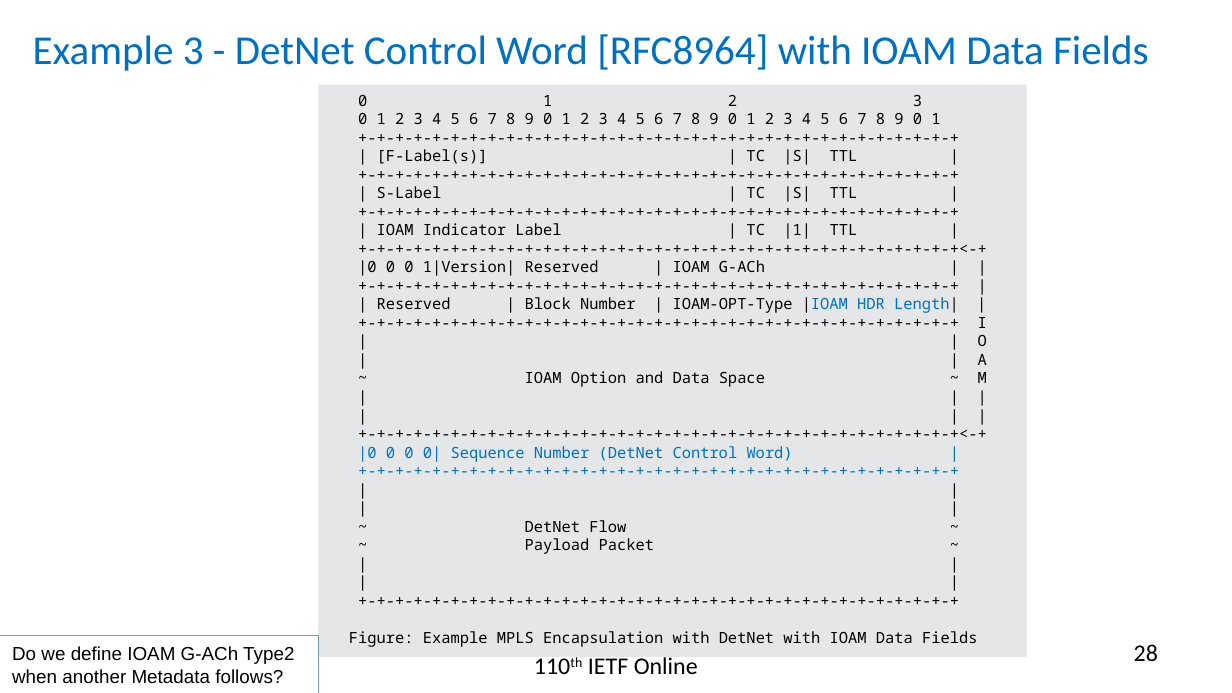
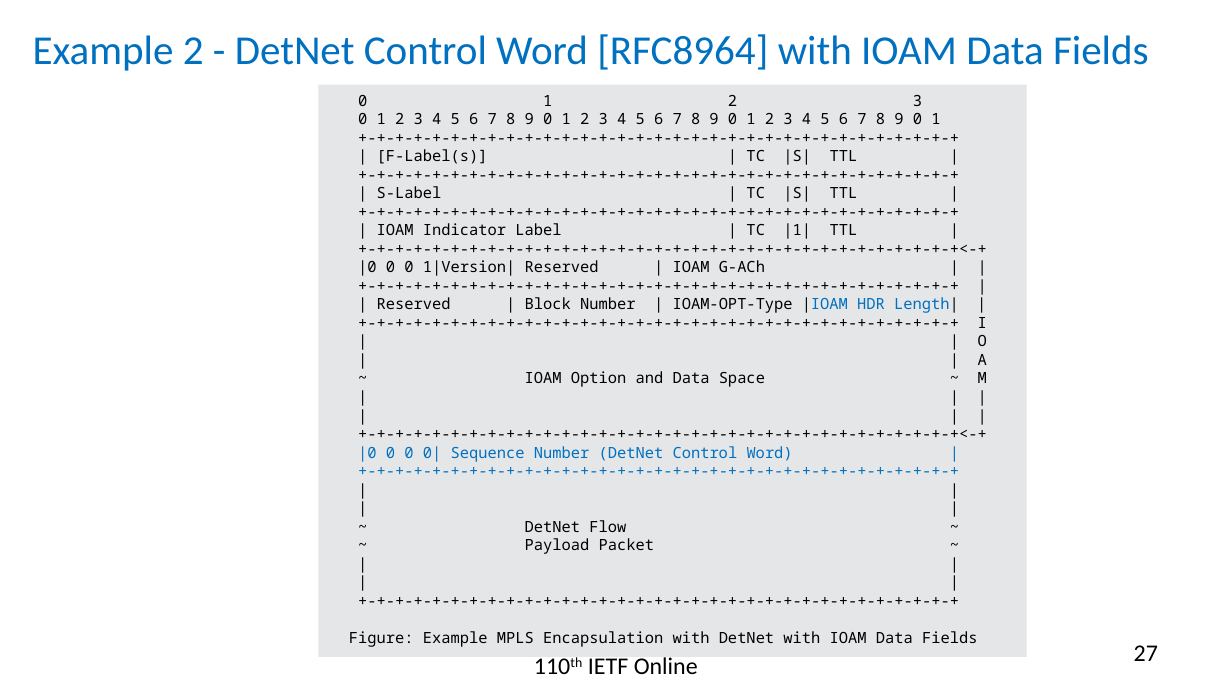
Before and after one commit to rakgandhi/ietf-slides, a slide deck: slide 27 of draft-gandhi-mpls-ioam-sr-06.pptx (slide 28 before the commit). Drawn at 1232x693 pixels with LibreOffice and Linux fonts; fonts in the diff are those of the drawing. Boxes give left, top, right and bottom in pixels: in the first picture for what was removed or moved away, otherwise in the second. Text is boxed around its words. In the diff, an @@ line names an element or a change of style, - is before the commit and + after.

```diff
--- a/draft-gandhi-mpls-ioam-sr-06.pptx
+++ b/draft-gandhi-mpls-ioam-sr-06.pptx
@@ title at (x1=33, y1=34, x2=1149, y2=71): text changed @@
-Example 3 - DetNet Control Word [RFC8964] with IOAM Data Fields
+Example 2 - DetNet Control Word [RFC8964] with IOAM Data Fields
@@ rectangle removed at (x1=0, y1=636, x2=318, y2=693) @@
-Do we define IOAM G-ACh Type2 when another Metadata follows?
@@ page number at (x1=1134, y1=645, x2=1158, y2=661): text changed @@
-28
+27
```
Also in this commit, not shown: 4 other slides changed, 1 other file.
